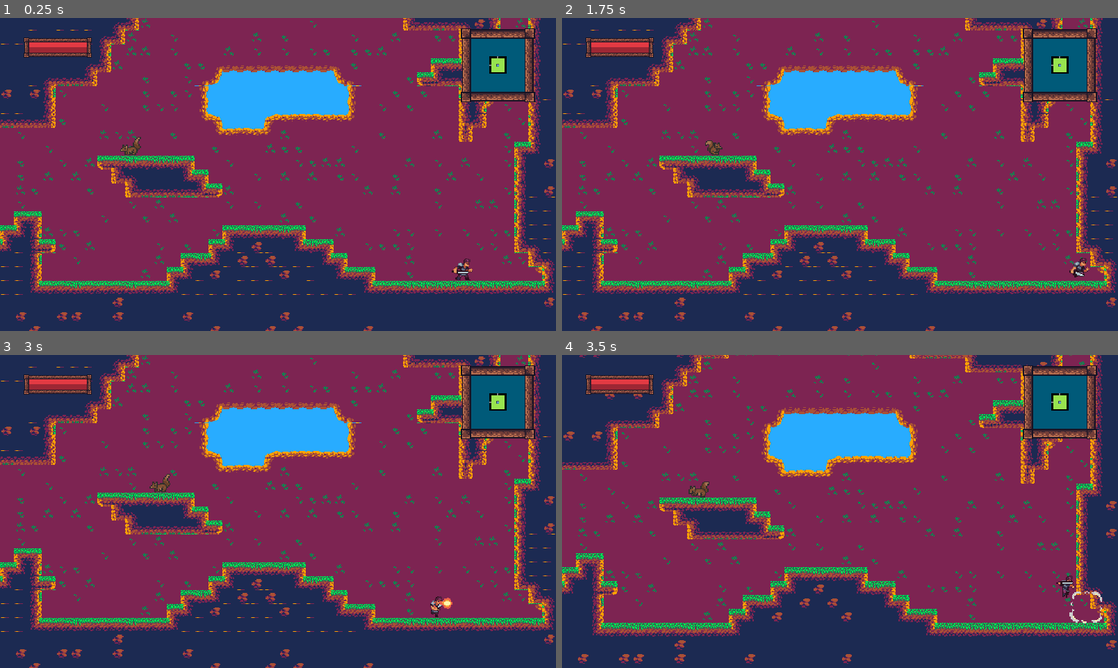
Above: before the commit, frames 1-4 (two rows, left to right).
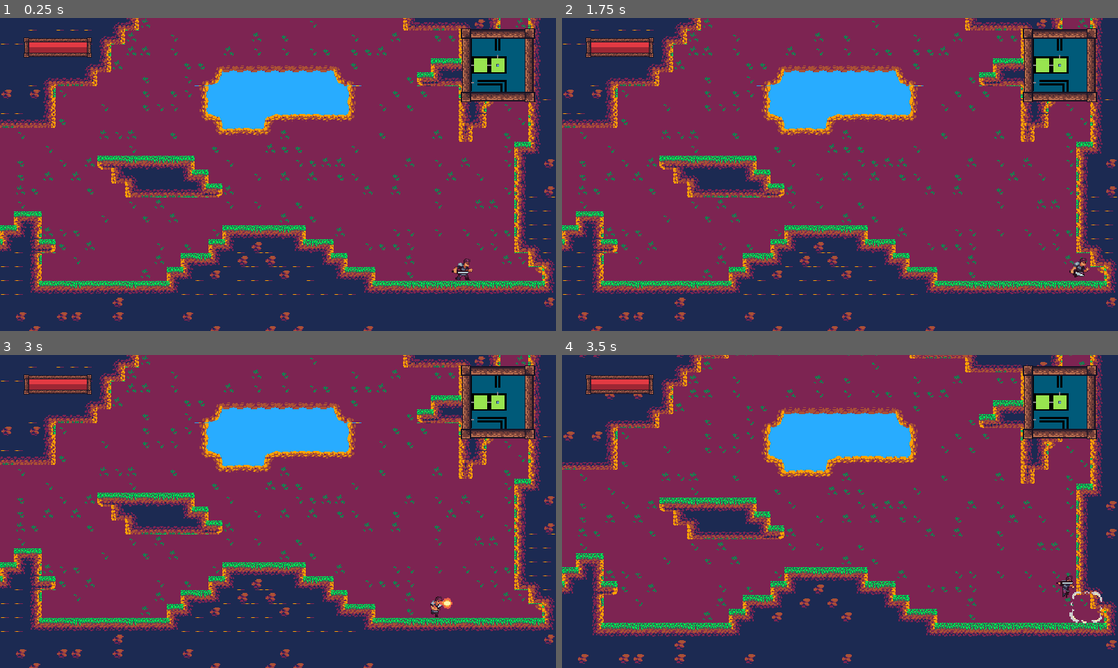
Above: after the commit, the same moments.

Repository: PanWitos/projekt-zespolowy
Game: Godot game, scene res://GameControl.tscn
The game is run twice, just before and just after one commit, with the same random seed, the same clock (stepped at 60 frames per second) and the same inputs. The engine's default icon, where the game draws it, is replaced by a stand-in: a white triangle on a blue panel in a dark square.
Inputs (mouse positions are in pixels of both pictures, inside the frame that each line leads up to):
- Up to frame 1 (0.25 s): no input
- Up to frame 2 (1.75 s): move the mouse to (962, 158) at 0.52 s; hold Right (ui_right) from 0.53 s (still down); tap Z (Dash) at 0.6, 1.55 s; tap Up (ui_up) at 0.77, 1.52 s; tap C (Dive) at 0.8, 1.35 s; move the mouse to (728, 190) at 1.27 s
- Up to frame 3 (3 s): move the mouse to (333, 442) at 2.02 s; release Right (ui_right) at 2.03 s; hold Left (ui_left) 2.03-2.78 s; tap X (Attack) at 2.1 s; tap C (Dive) at 2.3 s; move the mouse to (250, 574) at 2.77 s; hold Right (ui_right) from 2.78 s (still down); tap V (Cast) at 2.85 s
- Up to frame 4 (3.5 s): keep holding Right (ui_right); tap Up (ui_up) at 3.02 s; tap Z (Dash) at 3.05 s

The runs differ from the first frame. In frame 1, 0.4% of the frame differs, in the area x 21-92%, y 6-44%; in frame 2, 0.4%; in frame 3, 0.4%; in frame 4, 0.4%, in the area x 22-92%, y 6-46%.

Commit message:
added some enemies to levels

Diff:
--- a/Minimap.tscn
+++ b/Minimap.tscn
@@ -48,6 +48,7 @@
 }
 
 [node name="Mask" type="Control" parent="."]
+visible = false
 margin_right = 40.0
 margin_bottom = 40.0
 __meta__ = {
--- a/PauseMenu.gd
+++ b/PauseMenu.gd
@@ -8,6 +8,8 @@
 func displayText(value):
 	match value:
 		0:
-			info.text = "siema eniu"
+			info.text = "Ability 0"
 		1:
-			info.text = "fajny wehikuł"
+			info.text = "Ability 1"
+		2:
+			info.text = "Ability 2"
--- a/World/1/1_01.tscn
+++ b/World/1/1_01.tscn
@@ -1,12 +1,10 @@
-[gd_scene load_steps=9 format=2]
+[gd_scene load_steps=7 format=2]
 
 [ext_resource path="res://assets/locations/GrassLand/Background/GrassLand_Background_Guide.png" type="Texture" id=1]
 [ext_resource path="res://World/ID.gd" type="Script" id=2]
 [ext_resource path="res://World/Exit.tscn" type="PackedScene" id=3]
-[ext_resource path="res://testEnemy.tscn" type="PackedScene" id=4]
 [ext_resource path="res://assets/locations/TileMapForeground.tscn" type="PackedScene" id=5]
 [ext_resource path="res://assets/locations/TileMapBackground.tscn" type="PackedScene" id=6]
-[ext_resource path="res://opponents/squirrel/squirrel.tscn" type="PackedScene" id=7]
 
 [sub_resource type="RectangleShape2D" id=1]
 extents = Vector2( 20, 304 )
@@ -41,11 +39,4 @@
 [node name="1" type="Position2D" parent="."]
 position = Vector2( 144, 1072 )
 
-[node name="testEnemy" parent="." instance=ExtResource( 4 )]
-modulate = Color( 1, 0, 0, 1 )
-position = Vector2( 688, 1056 )
-
-[node name="squirrel" parent="." instance=ExtResource( 7 )]
-position = Vector2( 824, 600 )
-
 [editable path="Exit1"]
--- a/World/1/1_02.tscn
+++ b/World/1/1_02.tscn
@@ -1,10 +1,11 @@
-[gd_scene load_steps=8 format=2]
+[gd_scene load_steps=9 format=2]
 
 [ext_resource path="res://assets/locations/TileMapForeground.tscn" type="PackedScene" id=1]
 [ext_resource path="res://World/Exit.tscn" type="PackedScene" id=2]
 [ext_resource path="res://World/ID.gd" type="Script" id=3]
 [ext_resource path="res://assets/locations/TileMapBackground.tscn" type="PackedScene" id=4]
 [ext_resource path="res://assets/locations/GrassLand/Background/ParallaxBackground1x1.tscn" type="PackedScene" id=5]
+[ext_resource path="res://opponents/squirrel/squirrel.tscn" type="PackedScene" id=6]
 
 [sub_resource type="RectangleShape2D" id=1]
 extents = Vector2( 24, 296 )
@@ -44,5 +45,8 @@
 [node name="2" type="Position2D" parent="."]
 position = Vector2( 80, 1008 )
 
+[node name="squirrel" parent="." instance=ExtResource( 6 )]
+position = Vector2( 984, 648 )
+
 [editable path="Exit1"]
 [editable path="Exit2"]
--- a/World/1/1_03.tscn
+++ b/World/1/1_03.tscn
@@ -1,10 +1,11 @@
-[gd_scene load_steps=7 format=2]
+[gd_scene load_steps=8 format=2]
 
 [ext_resource path="res://assets/locations/TileMapForeground.tscn" type="PackedScene" id=1]
 [ext_resource path="res://assets/locations/TileMapBackground.tscn" type="PackedScene" id=2]
 [ext_resource path="res://assets/locations/GrassLand/Background/ParallaxBackground1x2.tscn" type="PackedScene" id=3]
 [ext_resource path="res://World/Exit.tscn" type="PackedScene" id=4]
 [ext_resource path="res://World/ID.gd" type="Script" id=5]
+[ext_resource path="res://opponents/squirrel/squirrel.tscn" type="PackedScene" id=6]
 
 [sub_resource type="RectangleShape2D" id=1]
 extents = Vector2( 24, 267 )
@@ -68,6 +69,15 @@
 [node name="startPoint" type="Position2D" parent="."]
 position = Vector2( 1648, 1000 )
 
+[node name="squirrel" parent="." instance=ExtResource( 6 )]
+position = Vector2( 1680, 976 )
+
+[node name="squirrel2" parent="." instance=ExtResource( 6 )]
+position = Vector2( 1680, 2040 )
+
+[node name="squirrel3" parent="." instance=ExtResource( 6 )]
+position = Vector2( 1064, 1696 )
+
 [editable path="ParallaxBackground1x2"]
 [editable path="Exit"]
 [editable path="Exit2"]
--- a/World/1/1_04.tscn
+++ b/World/1/1_04.tscn
@@ -1,10 +1,11 @@
-[gd_scene load_steps=8 format=2]
+[gd_scene load_steps=9 format=2]
 
 [ext_resource path="res://assets/locations/TileMapForeground.tscn" type="PackedScene" id=1]
 [ext_resource path="res://World/Exit.tscn" type="PackedScene" id=2]
 [ext_resource path="res://World/ID.gd" type="Script" id=3]
 [ext_resource path="res://assets/locations/TileMapBackground.tscn" type="PackedScene" id=4]
 [ext_resource path="res://assets/locations/GrassLand/Background/ParallaxBackground1x1.tscn" type="PackedScene" id=5]
+[ext_resource path="res://opponents/squirrel/squirrel.tscn" type="PackedScene" id=6]
 
 [sub_resource type="RectangleShape2D" id=2]
 extents = Vector2( 24, 544 )
@@ -45,5 +46,11 @@
 [node name="2" type="Position2D" parent="."]
 position = Vector2( 544, 160 )
 
+[node name="squirrel" parent="." instance=ExtResource( 6 )]
+position = Vector2( 552, 456 )
+
+[node name="squirrel2" parent="." instance=ExtResource( 6 )]
+position = Vector2( 520, 120 )
+
 [editable path="Exit1"]
 [editable path="Exit2"]
--- a/World/1/1_05.tscn
+++ b/World/1/1_05.tscn
@@ -1,10 +1,11 @@
-[gd_scene load_steps=8 format=2]
+[gd_scene load_steps=9 format=2]
 
 [ext_resource path="res://assets/locations/TileMapForeground.tscn" type="PackedScene" id=1]
 [ext_resource path="res://World/Exit.tscn" type="PackedScene" id=2]
 [ext_resource path="res://World/ID.gd" type="Script" id=3]
 [ext_resource path="res://assets/locations/TileMapBackground.tscn" type="PackedScene" id=4]
 [ext_resource path="res://assets/locations/GrassLand/Background/ParallaxBackground1x1.tscn" type="PackedScene" id=5]
+[ext_resource path="res://opponents/squirrel/squirrel.tscn" type="PackedScene" id=6]
 
 [sub_resource type="RectangleShape2D" id=1]
 extents = Vector2( 144, 20 )
@@ -55,6 +56,9 @@
 [node name="1" type="Position2D" parent="."]
 position = Vector2( 792, 1168 )
 
+[node name="squirrel" parent="." instance=ExtResource( 6 )]
+position = Vector2( 1760, 456 )
+
 [editable path="ParallaxBackground1x1"]
 [editable path="Exit1"]
 [editable path="Exit2"]
--- a/World/1/1_06.tscn
+++ b/World/1/1_06.tscn
@@ -1,10 +1,11 @@
-[gd_scene load_steps=9 format=2]
+[gd_scene load_steps=10 format=2]
 
 [ext_resource path="res://assets/locations/TileMapForeground.tscn" type="PackedScene" id=1]
 [ext_resource path="res://World/Exit.tscn" type="PackedScene" id=2]
 [ext_resource path="res://World/ID.gd" type="Script" id=3]
 [ext_resource path="res://assets/locations/TileMapBackground.tscn" type="PackedScene" id=4]
 [ext_resource path="res://assets/locations/GrassLand/Background/ParallaxBackground1x1.tscn" type="PackedScene" id=5]
+[ext_resource path="res://opponents/squirrel/squirrel.tscn" type="PackedScene" id=6]
 
 [sub_resource type="RectangleShape2D" id=1]
 extents = Vector2( 24, 528 )
@@ -61,6 +62,12 @@
 [node name="startPoint" type="Position2D" parent="."]
 position = Vector2( 720, 1008 )
 
+[node name="squirrel" parent="." instance=ExtResource( 6 )]
+position = Vector2( 1712, 120 )
+
+[node name="squirrel2" parent="." instance=ExtResource( 6 )]
+position = Vector2( 1384, 120 )
+
 [editable path="Exit1"]
 [editable path="Exit2"]
 [editable path="Exit3"]
--- a/player/player.gd
+++ b/player/player.gd
@@ -30,6 +30,7 @@
 onready var dash_timer = $DashTimer
 onready var sword_hitbox_area = $SwordHitboxPivot/SwordHitbox
 onready var stats = PlayerStats
+onready var playerStats = $player_stats
 onready var camera = $Camera2D
 
 var velocity_h = 0
@@ -80,7 +81,7 @@
 func attackPerformed():
 	startComboTimer()
 	attacks_performed += 1
-	if attacks_performed >= stats.maxCombo:
+	if attacks_performed >= playerStats.maxCombo:
 		can_attack = false
 
 func _process(delta):
@@ -116,7 +117,7 @@
 				velocity_v = 0
 				acceleration_v = 0
 
-				JUMPS_LEFT = stats.additionalJumps
+				JUMPS_LEFT = playerStats.additionalJumps
 				if Input.is_action_just_pressed("ui_up"):
 					velocity_v = JUMP_SPEED
 					acceleration_v = 0
--- a/player/player.tscn
+++ b/player/player.tscn
@@ -351,8 +351,8 @@
 limit_bottom = 1528
 
 [node name="player_stats" parent="." instance=ExtResource( 6 )]
-maxCombo = 3
-additionalJumps = 3
+canDive = false
+canDash = false
 
 [connection signal="timeout" from="ComboTimer" to="." method="_on_ComboTimer_timeout"]
 [connection signal="timeout" from="AttackCooldownTimer" to="." method="_on_AttackCooldownTimer_timeout"]
